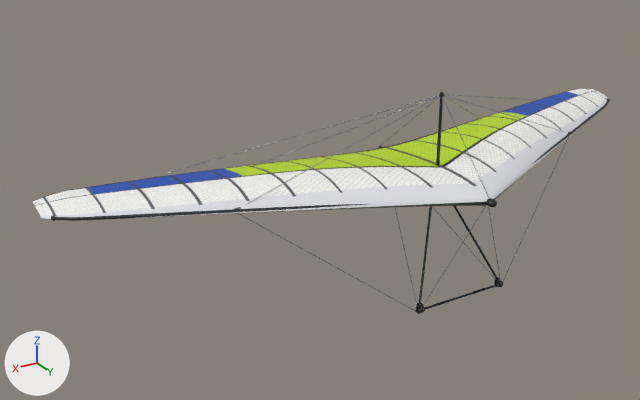
The glTF model assets/models/glider_fs_crossover.glb, before and after one commit.
The view is the same before and after, from a 50 mm lens placed at (7.13, 9.05, 4.52), pointed at (1.22, -0.81, -0.41). The axes (+X, +Y, +Z) are drawn at lower left. The lights are the same throughout. The older version comes first. Vertices at exactly the same position are counted once.

The scene before the commit, as lines of its bpy script (objects in view):
```python
me_controlframe = bpy.data.meshes.new('ControlFrame')
me_controlframe.from_pydata(...)  # 1918 vertices, 3528 faces; spans x -2.87..2.87, y -1.07..1.29, z -1.54..0.09
# faces by material slot: [644, 1464, 300, 256, 648, 120, 96]
me_controlframe.materials.append(mat_fitting)  # black #19191c
me_controlframe.materials.append(mat_steel)  # grey #9ea1a8
me_controlframe.materials.append(mat_webbing)  # dark blue #1f294c
me_controlframe.materials.append(mat_webbingbackup)  # red #9e1912
me_controlframe.materials.append(mat_tube_fs_crossover)  # dark grey #33363b
me_controlframe.materials.append(mat_grip)  # black #121213
me_controlframe.materials.append(mat_wire)  # grey #8c8f99
me_frame = bpy.data.meshes.new('Frame')
me_frame.from_pydata(...)  # 1176 vertices, 2214 faces; spans x -4.85..4.85, y -1.46..1.44, z -0.01..1.25
# faces by material slot: [1808, 310, 96]
me_frame.materials.append(mat_tube_fs_crossover)  # dark grey #33363b
me_frame.materials.append(mat_fitting)  # black #19191c
me_frame.materials.append(mat_wire)  # grey #8c8f99
me_sail = bpy.data.meshes.new('Sail')
me_sail.from_pydata(...)  # 3515 vertices, 6768 faces; spans x -4.95..4.95, y -1.66..1.34, z -0.05..0.31
me_sail.materials.append(mat_sail_fs_crossover)  # picture img_glider_fs_crossover_sail
ob_controlframe = bpy.data.objects.new('ControlFrame', me_controlframe)
ob_controlframe.location = (0.0, 0.0, 0.0)
ob_frame = bpy.data.objects.new('Frame', me_frame)
ob_frame.location = (0.0, 0.0, 0.0)
ob_sail = bpy.data.objects.new('Sail', me_sail)
ob_sail.location = (0.0, 0.0, 0.0)
```
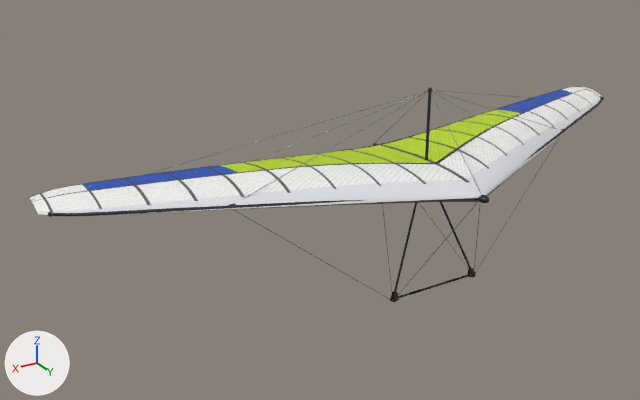
The change, as a diff of the scene's bpy script:
```diff
--- a/assets/models/glider_fs_crossover.glb.py
+++ b/assets/models/glider_fs_crossover.glb.py
@@ me_sail @@
-me_sail.from_pydata(...)  # 3515 vertices, 6768 faces; spans x -4.95..4.95, y -1.66..1.34, z -0.05..0.31
+me_sail.from_pydata(...)  # 3515 vertices, 6768 faces; spans x -4.95..4.95, y -1.8..1.2, z -0.05..0.31
+# me_sail part 1: the whole mesh is moved by (0.0, -0.14, 0.0)
 me_sail.materials.append(mat_sail_fs_crossover)
@@ me_frame @@
-me_frame.from_pydata(...)  # 1176 vertices, 2214 faces; spans x -4.85..4.85, y -1.46..1.44, z -0.01..1.25
+me_frame.from_pydata(...)  # 1178 vertices, 2214 faces; spans x -4.85..4.85, y -1.6..1.29, z -0.01..1.25
+# me_frame part 2: the loose piece of 310 vertices spanning x -4.81..0.02, y -1.15..1.34, z 0.0..0.11 is moved by (0.0, -0.14, 0.0)
+# me_frame part 3: the loose piece of 310 vertices spanning x -0.02..4.81, y -1.15..1.34, z 0.0..0.11 is moved by (0.0, -0.14, 0.0)
+# me_frame part 4: the loose piece of 16 vertices spanning x -0.02..0.02, y 0.23..0.27, z 0.06..1.21 is moved by (0.0, -0.25, 0.0)
+# me_frame part 5: the loose piece of 12 vertices spanning x 0.0, y 0.25..1.34, z 0.09..1.21 is scaled about its middle by (1, 1.1, 1), then moved by (0.0, -0.2, 0.0)
+# me_frame part 6: the loose piece of 12 vertices spanning x 0.0, y -1.12..0.25, z 0.08..1.21 is scaled about its middle by (1, 0.922, 1), then moved by (0.0, -0.2, 0.0)
+# me_frame part 7: the loose piece of 12 vertices spanning x -2.87..0.0, y -0.13..0.25, z 0.06..1.21 is scaled about its middle by (1, 0.713, 1), then moved by (0.0, -0.2, 0.0)
+# me_frame part 8: the loose piece of 12 vertices spanning x 0.0..2.87, y -0.13..0.25, z 0.06..1.21 is scaled about its middle by (1, 0.713, 1), then moved by (0.0, -0.2, 0.0)
+# me_frame part 9: 53 vertices removed from x -0.06..0.06, y 1.26..1.44, z 0.03..0.13; 53 vertices added at x -0.06..0.06, y 1.12..1.29, z 0.03..0.13
+# other edits to the shape of me_frame do not show in these pictures
 me_frame.materials.append(mat_tube_fs_crossover)
@@ me_controlframe @@
-me_controlframe.from_pydata(...)  # 1918 vertices, 3528 faces; spans x -2.87..2.87, y -1.07..1.29, z -1.54..0.09
+me_controlframe.from_pydata(...)  # 1918 vertices, 3528 faces; spans x -2.87..2.87, y -1.22..1.15, z -1.64..0.09
+# me_controlframe part 10: the loose piece of 42 vertices spanning x -0.74..-0.63, y 0.88..0.94, z -1.52..-1.39 is scaled about its middle by (1, 0.498, 1.07), then moved by (0.0, -0.57, -0.11)
+# me_controlframe part 11: the loose piece of 42 vertices spanning x 0.63..0.74, y 0.88..0.94, z -1.52..-1.39 is scaled about its middle by (1, 0.498, 1.07), then moved by (0.0, -0.57, -0.11)
+# me_controlframe part 12: 970 of 1918 vertices moved; they spanned x -2.87..2.87, y -1.07..1.29, z -1.53..0.06 and now span x -2.87..2.87, y -1.22..1.15, z -1.64..0.06; mean shift (0.0, -0.55, -0.1); largest move (0.73, 0.89, -1.53) -> (0.73, 0.3, -1.64)
+# other edits to the shape of me_controlframe do not show in these pictures
 me_controlframe.materials.append(mat_fitting)
```

Pixel boxes [x1, y1, x2, y2] of what changed, in the pictures (640 x 400 px; the box of a moved part takes in the faces that stretch with it):
'Sail', moved
    before: [32, 88, 608, 219]
    after: [29, 87, 602, 215]
'Frame', reshaped
    before: [51, 92, 610, 221]
    after: [48, 87, 604, 217]
'ControlFrame', reshaped (7% shorter)
    before: [237, 137, 569, 314]
    after: [232, 137, 560, 302]
part 2 of me_frame, moved or reshaped
    before: [534, 100, 609, 163]
    after: [527, 98, 602, 160]
part 3 of me_frame, moved or reshaped
    before: [55, 202, 486, 221]
    after: [52, 198, 479, 216]
part 4 of me_frame, moved or reshaped
    before: [436, 97, 443, 165]
    after: [425, 92, 431, 160]
part 5 of me_frame, moved or reshaped
    before: [443, 98, 490, 199]
    after: [431, 92, 481, 193]
part 6 of me_frame, moved or reshaped
    before: [380, 96, 440, 146]
    after: [375, 92, 428, 143]
part 7 of me_frame, moved or reshaped
    before: [444, 95, 564, 132]
    after: [434, 91, 556, 129]
part 8 of me_frame, moved or reshaped
    before: [245, 96, 439, 205]
    after: [243, 91, 428, 199]
part 9 of me_frame, moved or reshaped
    before: [486, 198, 497, 207]
    after: [479, 195, 489, 203]
part 10 of me_controlframe, moved or reshaped
    before: [496, 278, 503, 287]
    after: [469, 268, 475, 277]
part 11 of me_controlframe, moved or reshaped
    before: [418, 303, 425, 314]
    after: [392, 292, 399, 302]
part 12 of me_controlframe, moved or reshaped
    before: [237, 137, 569, 313]
    after: [232, 137, 560, 302]
